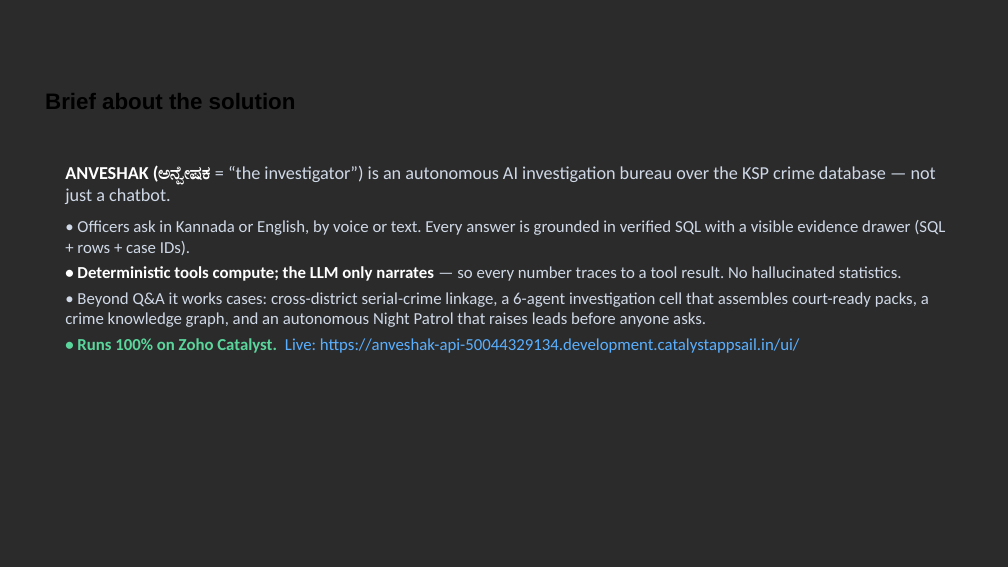
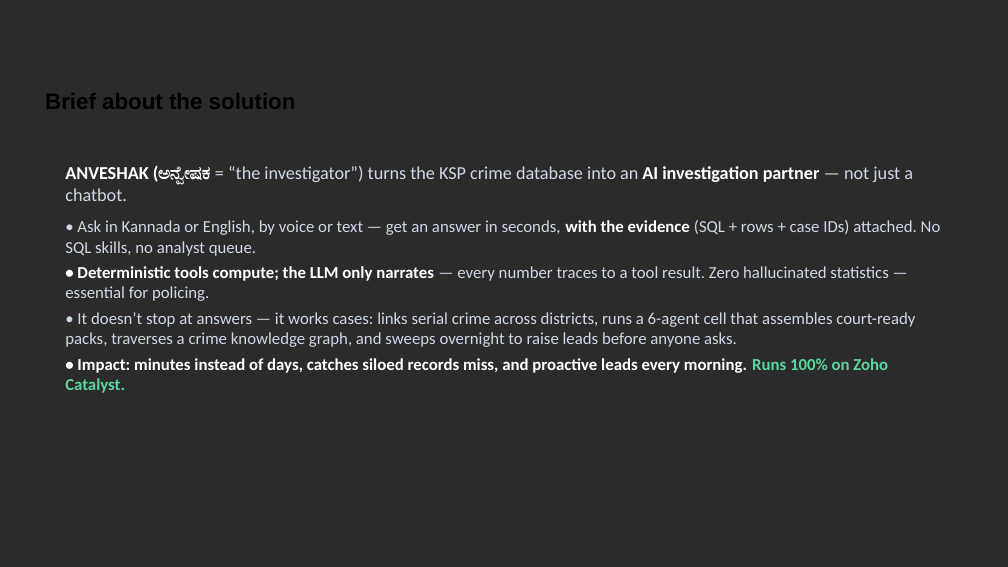
Before and after one commit to arungeekay/anveshak, a slide deck: slide 2 of ANVESHAK_KSP_Datathon_2026_Submission.pptx. Drawn at 1008x567 pixels with LibreOffice and Linux fonts; fonts in the diff are those of the drawing; background and template pictures are left out; a plain dark background stands for a picture behind light text. Boxes give left, top, right and bottom in pixels: in the first picture for what was removed or moved away, otherwise in the second. Text is boxed around its words. In the diff, an @@ line names an element or a change of style, - is before the commit and + after.

Commit message:
deck: fill team details (Team Zen — Hiran Vikraman S R, Arun G K) + stronger marketing (impact, real-world use cases); add video recording tooling

```diff
--- a/ANVESHAK_KSP_Datathon_2026_Submission.pptx
+++ b/ANVESHAK_KSP_Datathon_2026_Submission.pptx
@@ text at box(65, 165, 941, 393): text changed @@
-ANVESHAK (ಅನ್ವೇಷಕ = “the investigator”) is an autonomous AI investigation bureau over the KSP crime database — not just a chatbot.
-• Officers ask in Kannada or English, by voice or text. Every answer is grounded in verified SQL with a visible evidence drawer (SQL + rows + case IDs).
-• Deterministic tools compute; the LLM only narrates — so every number traces to a tool result. No hallucinated statistics.
-• Beyond Q&A it works cases: cross-district serial-crime linkage, a 6-agent investigation cell that assembles court-ready packs, a crime knowledge graph, and an autonomous Night Patrol that raises leads before anyone asks.
-• Runs 100% on Zoho Catalyst. Live: https://anveshak-api-50044329134.development.catalystappsail.in/ui/
+ANVESHAK (ಅನ್ವೇಷಕ = “the investigator”) turns the KSP crime database into an AI investigation partner — not just a chatbot.
+• Ask in Kannada or English, by voice or text — get an answer in seconds, with the evidence (SQL + rows + case IDs) attached. No SQL skills, no analyst queue.
+• Deterministic tools compute; the LLM only narrates — every number traces to a tool result. Zero hallucinated statistics — essential for policing.
+• It doesn’t stop at answers — it works cases: links serial crime across districts, runs a 6-agent cell that assembles court-ready packs, traverses a crime knowledge graph, and sweeps overnight to raise leads before anyone asks.
+• Impact: minutes instead of days, catches siloed records miss, and proactive leads every morning. Runs 100% on Zoho Catalyst.
```
Also in this commit, not shown: 2 other slides changed, 4 other files.
